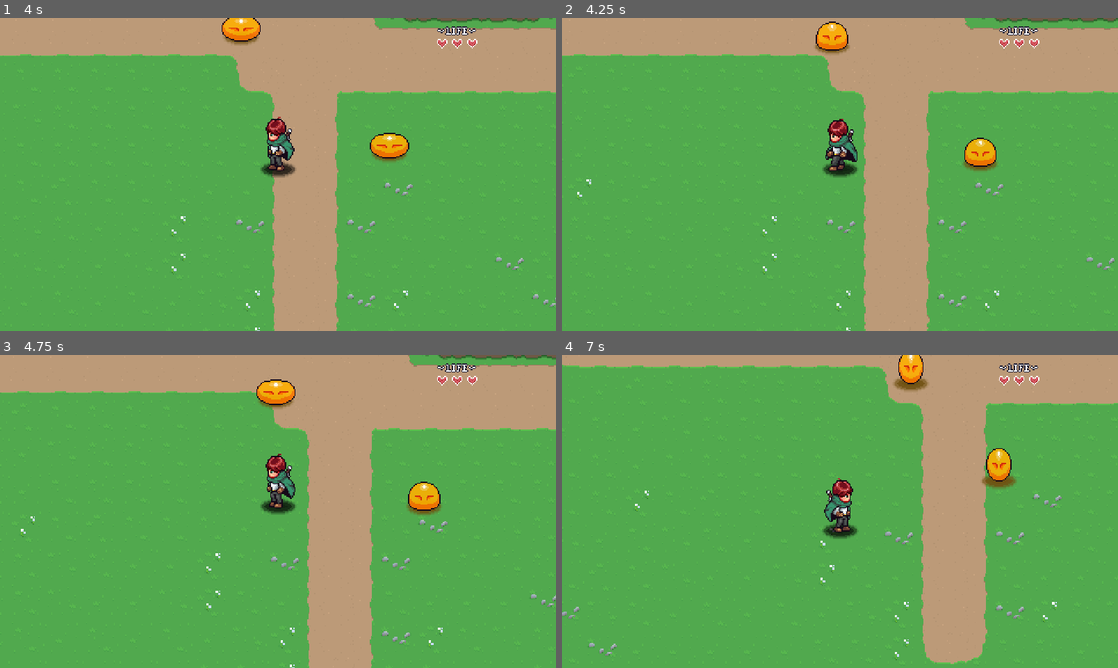
Above: before the commit, frames 1-4 (two rows, left to right).
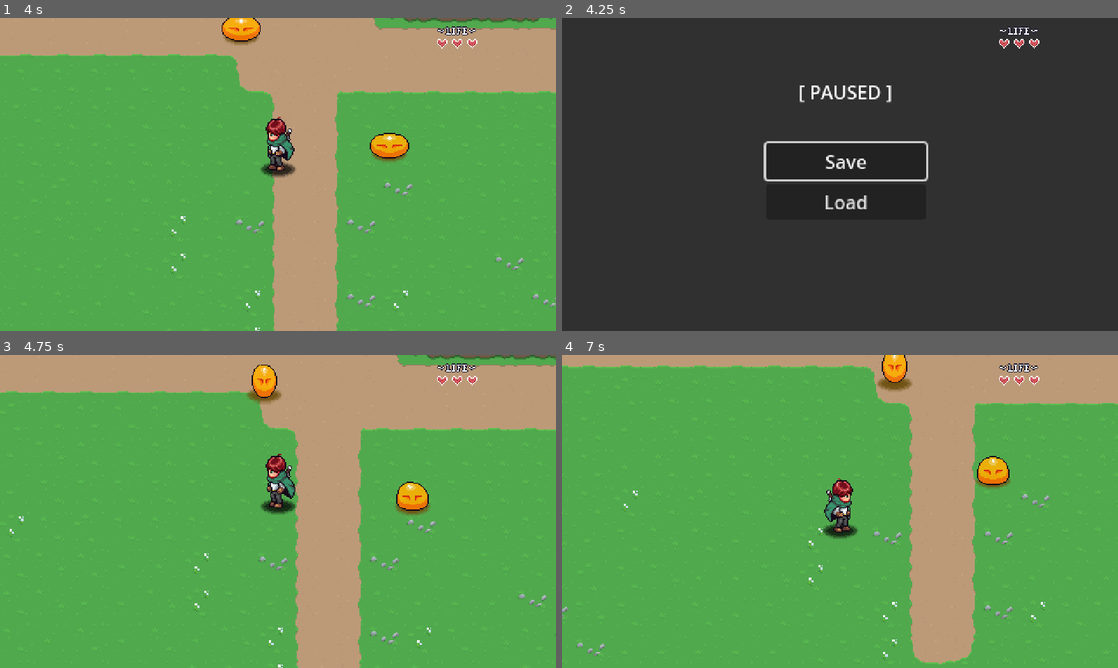
Above: after the commit, the same moments.

Repository: philozofer/aarpg
Game: Godot game, scene res://scenes/levels/playground.tscn
The game is run twice, just before and just after one commit, with the same random seed, the same clock (stepped at 60 frames per second) and the same inputs.
Inputs (mouse positions are in pixels of both pictures, inside the frame that each line leads up to):
- Up to frame 1 (4 s): tap Enter at 0.5 s; hold D (move_right) 0.53-1.28 s; hold J (attack) 0.53-1.28 s; hold S (move_down) 1.28-2.03 s; tap J (attack) at 1.35, 2.85 s; hold D (move_right) 2.03-2.78 s; hold J (attack) 2.03-2.78 s; hold W (move_up) 2.78-3.53 s; hold A (move_left) from 3.53 s (still down); hold J (attack) from 3.53 s (still down)
- Up to frame 2 (4.25 s): keep holding A (move_left); keep holding J (attack); tap Escape (pause, bound only after the commit) at 4.15 s
- Up to frame 3 (4.75 s): release A (move_left) at 4.25 s; release J (attack) at 4.25 s; click (283, 498) at 4.25 s, where only the run after the commit has a clickable "Save"
- Up to frame 4 (7 s): hold A (move_left) 5.03-5.78 s; tap J (attack) at 5.1, 6.6 s; hold S (move_down) 5.78-6.53 s; hold J (attack) 5.78-6.53 s; hold D (move_right) from 6.53 s (still down)

Frame 1 is identical in both runs. In frame 2, 100% of the frame differs, in the area x 0-100%, y 0-100%; in frame 3, 6.0%; in frame 4, 5.9%.

Commit message:
added basic save system with SaveManager

Diff:
--- a/autoloads/global_player_manager.gd
+++ b/autoloads/global_player_manager.gd
@@ -15,13 +15,16 @@
 func add_player_instance() -> void:
 	player = PLAYER.instantiate()
 	add_child(player)
-	pass
 
 
+func set_player_health(hp: int, max_hp: int ) -> void:
+	player.max_hp = max_hp
+	player.hp = hp
+	player.update_hp(0)
 
 func set_player_position(_new_pos: Vector2) -> void:
 	player.global_position = _new_pos
-	pass
+
 
 
 func set_as_parent(_p: Node2D) -> void:
--- /dev/null
+++ b/autoloads/global_save_manager.gd
@@ -0,0 +1,77 @@
+extends Node
+
+const SAVE_PATH = "user://"
+
+signal game_loaded
+signal game_saved
+
+var current_save : Dictionary = {
+	scene_path = "",
+	player = {
+		hp = 1,
+		max_hp = 1,
+		pos_x = 0,
+		pos_y = 0
+	},
+	items = [],
+	persistence = [],
+	quests = []
+}
+
+
+func save_game() -> void:
+	update_player_data()
+	update_scene_path()
+	var file := FileAccess.open(SAVE_PATH + "save.sav", FileAccess.WRITE)
+	var save_json = JSON.stringify(current_save)
+	file.store_line(save_json)
+	game_saved.emit()
+	print("save_game")
+	pass
+
+
+func load_game() -> void:
+	var file := FileAccess.open(SAVE_PATH + "save.sav", FileAccess.READ)
+	var json = JSON.new()
+	json.parse(file.get_line())
+	var save_dict : Dictionary = json.get_data() as Dictionary
+	current_save = save_dict
+
+	LevelManager.load_new_level(current_save.scene_path, "", Vector2.ZERO)
+
+	await LevelManager.level_load_started
+
+	PlayerManager.set_player_position(Vector2(current_save.player.pos_x,current_save.player.pos_y))
+	PlayerManager.set_player_health(current_save.player.hp, current_save.player.max_hp)
+
+	await LevelManager.level_loaded
+
+	game_loaded.emit()
+	print("load_game")
+	pass
+
+func update_player_data() -> void:
+	var p: Player = PlayerManager.player
+	current_save.player.hp = p.hp
+	current_save.player.max_hp = p.max_hp
+	current_save.player.pos_x = p.global_position.x
+	current_save.player.pos_y = p.global_position.y
+
+
+func update_scene_path() -> void:
+	var p: String = ""
+
+	for c in get_tree().root.get_children():
+		if c is Level:
+			p = c.scene_file_path
+	current_save.scene_path = p
+	pass
+
+# Called when the node enters the scene tree for the first time.
+func _ready():
+	pass # Replace with function body.
+
+
+# Called every frame. 'delta' is the elapsed time since the previous frame.
+func _process(delta):
+	pass
--- a/project.godot
+++ b/project.godot
@@ -21,6 +21,8 @@
 PlayerHud="*res://scenes/ui/player_hud.tscn"
 PlayerManager="*res://autoloads/global_player_manager.gd"
 SceneTransition="*res://scenes/ui/scene_transition.tscn"
+SaveManager="*res://autoloads/global_save_manager.gd"
+PauseMenu="*res://scenes/ui/pause_menu.tscn"
 
 [display]
 
@@ -32,6 +34,20 @@
 
 [input]
 
+ui_accept={
+"deadzone": 0.5,
+"events": [Object(InputEventKey,"resource_local_to_scene":false,"resource_name":"","device":0,"window_id":0,"alt_pressed":false,"shift_pressed":false,"ctrl_pressed":false,"meta_pressed":false,"pressed":false,"keycode":4194309,"physical_keycode":0,"key_label":0,"unicode":0,"echo":false,"script":null)
+, Object(InputEventKey,"resource_local_to_scene":false,"resource_name":"","device":0,"window_id":0,"alt_pressed":false,"shift_pressed":false,"ctrl_pressed":false,"meta_pressed":false,"pressed":false,"keycode":4194310,"physical_keycode":0,"key_label":0,"unicode":0,"echo":false,"script":null)
+, Object(InputEventKey,"resource_local_to_scene":false,"resource_name":"","device":0,"window_id":0,"alt_pressed":false,"shift_pressed":false,"ctrl_pressed":false,"meta_pressed":false,"pressed":false,"keycode":32,"physical_keycode":0,"key_label":0,"unicode":32,"echo":false,"script":null)
+, Object(InputEventJoypadButton,"resource_local_to_scene":false,"resource_name":"","device":-1,"button_index":0,"pressure":0.0,"pressed":false,"script":null)
+]
+}
+ui_cancel={
+"deadzone": 0.5,
+"events": [Object(InputEventKey,"resource_local_to_scene":false,"resource_name":"","device":0,"window_id":0,"alt_pressed":false,"shift_pressed":false,"ctrl_pressed":false,"meta_pressed":false,"pressed":false,"keycode":4194305,"physical_keycode":0,"key_label":0,"unicode":0,"echo":false,"script":null)
+, Object(InputEventJoypadButton,"resource_local_to_scene":false,"resource_name":"","device":-1,"button_index":1,"pressure":0.0,"pressed":false,"script":null)
+]
+}
 move_up={
 "deadzone": 0.5,
 "events": [Object(InputEventKey,"resource_local_to_scene":false,"resource_name":"","device":-1,"window_id":0,"alt_pressed":false,"shift_pressed":false,"ctrl_pressed":false,"meta_pressed":false,"pressed":false,"keycode":0,"physical_keycode":87,"key_label":0,"unicode":119,"echo":false,"script":null)
@@ -62,6 +78,11 @@
 , Object(InputEventJoypadButton,"resource_local_to_scene":false,"resource_name":"","device":-1,"button_index":2,"pressure":0.0,"pressed":false,"script":null)
 ]
 }
+pause={
+"deadzone": 0.5,
+"events": [Object(InputEventKey,"resource_local_to_scene":false,"resource_name":"","device":-1,"window_id":0,"alt_pressed":false,"shift_pressed":false,"ctrl_pressed":false,"meta_pressed":false,"pressed":false,"keycode":0,"physical_keycode":4194305,"key_label":0,"unicode":0,"echo":false,"script":null)
+]
+}
 
 [layer_names]
 
--- /dev/null
+++ b/scenes/ui/pause_menu.tscn
@@ -0,0 +1,43 @@
+[gd_scene load_steps=2 format=3 uid="uid://bf6fosntdpnse"]
+
+[ext_resource type="Script" path="res://scripts/levels/pause_menu.gd" id="1_kw02c"]
+
+[node name="PauseMenu" type="CanvasLayer"]
+process_mode = 3
+script = ExtResource("1_kw02c")
+
+[node name="ColorRect" type="ColorRect" parent="."]
+anchors_preset = 15
+anchor_right = 1.0
+anchor_bottom = 1.0
+grow_horizontal = 2
+grow_vertical = 2
+color = Color(0.188371, 0.188371, 0.188371, 1)
+
+[node name="VBoxContainer" type="VBoxContainer" parent="."]
+anchors_preset = 13
+anchor_left = 0.5
+anchor_right = 0.5
+anchor_bottom = 1.0
+offset_left = -64.0
+offset_top = 83.0
+offset_right = 74.0
+offset_bottom = -70.0
+grow_horizontal = 2
+grow_vertical = 2
+alignment = 1
+
+[node name="Button_Save" type="Button" parent="VBoxContainer"]
+layout_mode = 2
+text = "Save"
+
+[node name="Button_Load" type="Button" parent="VBoxContainer"]
+layout_mode = 2
+text = "Load"
+
+[node name="Label" type="Label" parent="."]
+offset_left = 204.0
+offset_top = 52.0
+offset_right = 285.0
+offset_bottom = 75.0
+text = "[ PAUSED ]"
--- a/scenes/ui/player_hud.tscn
+++ b/scenes/ui/player_hud.tscn
@@ -15,6 +15,7 @@
 anchor_bottom = 1.0
 grow_horizontal = 2
 grow_vertical = 2
+mouse_filter = 2
 
 [node name="Sprite2D" type="Sprite2D" parent="Control"]
 position = Vector2(394, 11)
--- a/scenes/ui/scene_transition.tscn
+++ b/scenes/ui/scene_transition.tscn
@@ -1,6 +1,21 @@
 [gd_scene load_steps=7 format=3 uid="uid://d25cp83hvoc37"]
 
 [ext_resource type="Script" path="res://scripts/levels/scene_transition.gd" id="1_rimnf"]
+
+[sub_resource type="Animation" id="Animation_1u4jp"]
+length = 0.001
+tracks/0/type = "value"
+tracks/0/imported = false
+tracks/0/enabled = true
+tracks/0/path = NodePath("ColorRect:color")
+tracks/0/interp = 1
+tracks/0/loop_wrap = true
+tracks/0/keys = {
+"times": PackedFloat32Array(0),
+"transitions": PackedFloat32Array(1),
+"update": 0,
+"values": [Color(0, 0, 0, 1)]
+}
 
 [sub_resource type="Animation" id="Animation_8dfcm"]
 resource_name = "default"
@@ -17,8 +32,9 @@
 "values": [Color(0, 0, 0, 0)]
 }
 
-[sub_resource type="Animation" id="Animation_1u4jp"]
-length = 0.001
+[sub_resource type="Animation" id="Animation_idjak"]
+resource_name = "fade_in"
+length = 0.2
 tracks/0/type = "value"
 tracks/0/imported = false
 tracks/0/enabled = true
@@ -26,10 +42,10 @@
 tracks/0/interp = 1
 tracks/0/loop_wrap = true
 tracks/0/keys = {
-"times": PackedFloat32Array(0),
-"transitions": PackedFloat32Array(1),
+"times": PackedFloat32Array(0, 0.2),
+"transitions": PackedFloat32Array(1, 1),
 "update": 0,
-"values": [Color(0, 0, 0, 1)]
+"values": [Color(0, 0, 0, 1), Color(0, 0, 0, 0)]
 }
 
 [sub_resource type="Animation" id="Animation_yb62x"]
@@ -46,22 +62,6 @@
 "transitions": PackedFloat32Array(1, 1),
 "update": 0,
 "values": [Color(0, 0, 0, 0), Color(0, 0, 0, 1)]
-}
-
-[sub_resource type="Animation" id="Animation_idjak"]
-resource_name = "fade_in"
-length = 0.2
-tracks/0/type = "value"
-tracks/0/imported = false
-tracks/0/enabled = true
-tracks/0/path = NodePath("ColorRect:color")
-tracks/0/interp = 1
-tracks/0/loop_wrap = true
-tracks/0/keys = {
-"times": PackedFloat32Array(0, 0.2),
-"transitions": PackedFloat32Array(1, 1),
-"update": 0,
-"values": [Color(0, 0, 0, 1), Color(0, 0, 0, 0)]
 }
 
 [sub_resource type="AnimationLibrary" id="AnimationLibrary_5gtoa"]
--- /dev/null
+++ b/scripts/levels/pause_menu.gd
@@ -0,0 +1,49 @@
+extends CanvasLayer
+
+@onready var button_save: Button = $VBoxContainer/Button_Save
+@onready var button_load: Button = $VBoxContainer/Button_Load
+
+var is_paused: bool = false
+
+# Called when the node enters the scene tree for the first time.
+func _ready():
+	hide_pause_menu()
+	button_save.pressed.connect(_on_save_pressed)
+	button_load.pressed.connect(_on_load_pressed)
+	pass # Replace with function body.
+
+
+func _unhandled_input(event: InputEvent) -> void:
+	if event.is_action_pressed("pause"):
+		if is_paused == false:
+			show_pause_menu()
+		else:
+			hide_pause_menu()
+		get_viewport().set_input_as_handled()
+
+
+func show_pause_menu() -> void:
+	get_tree().paused = true;
+	visible = true
+	is_paused = true
+	button_save.grab_focus()
+
+func hide_pause_menu() -> void:
+	get_tree().paused = false;
+	visible = false
+	is_paused = false
+
+
+func _on_save_pressed() -> void:
+	if is_paused == false:
+		return
+	SaveManager.save_game()
+	hide_pause_menu()
+
+
+func _on_load_pressed() -> void:
+	if is_paused == false:
+		return
+	SaveManager.load_game()
+	await LevelManager.level_load_started
+	hide_pause_menu()
